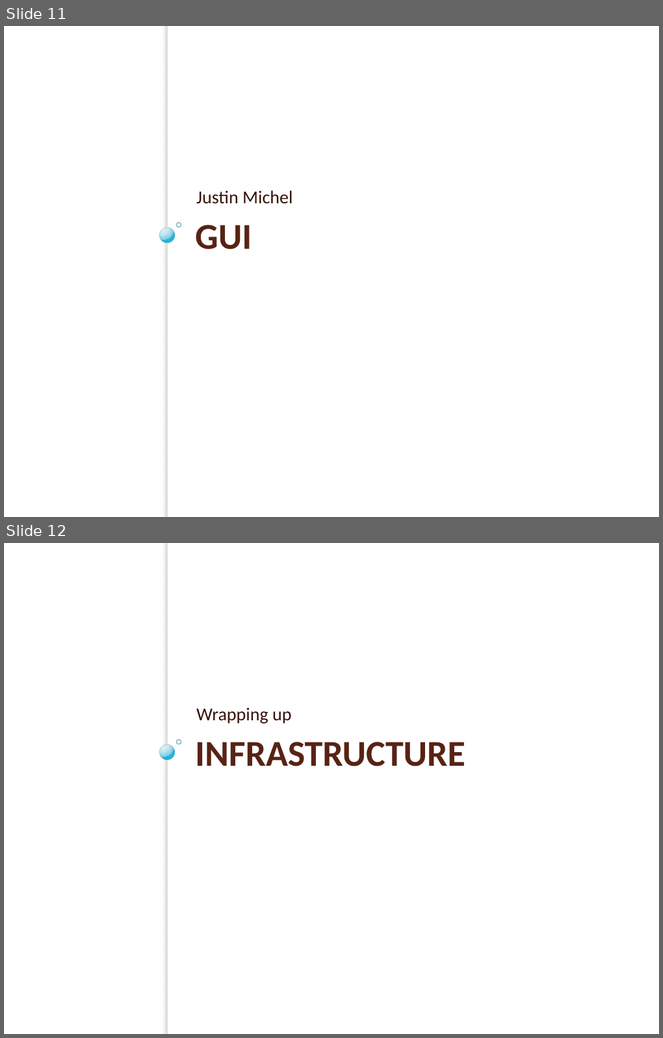
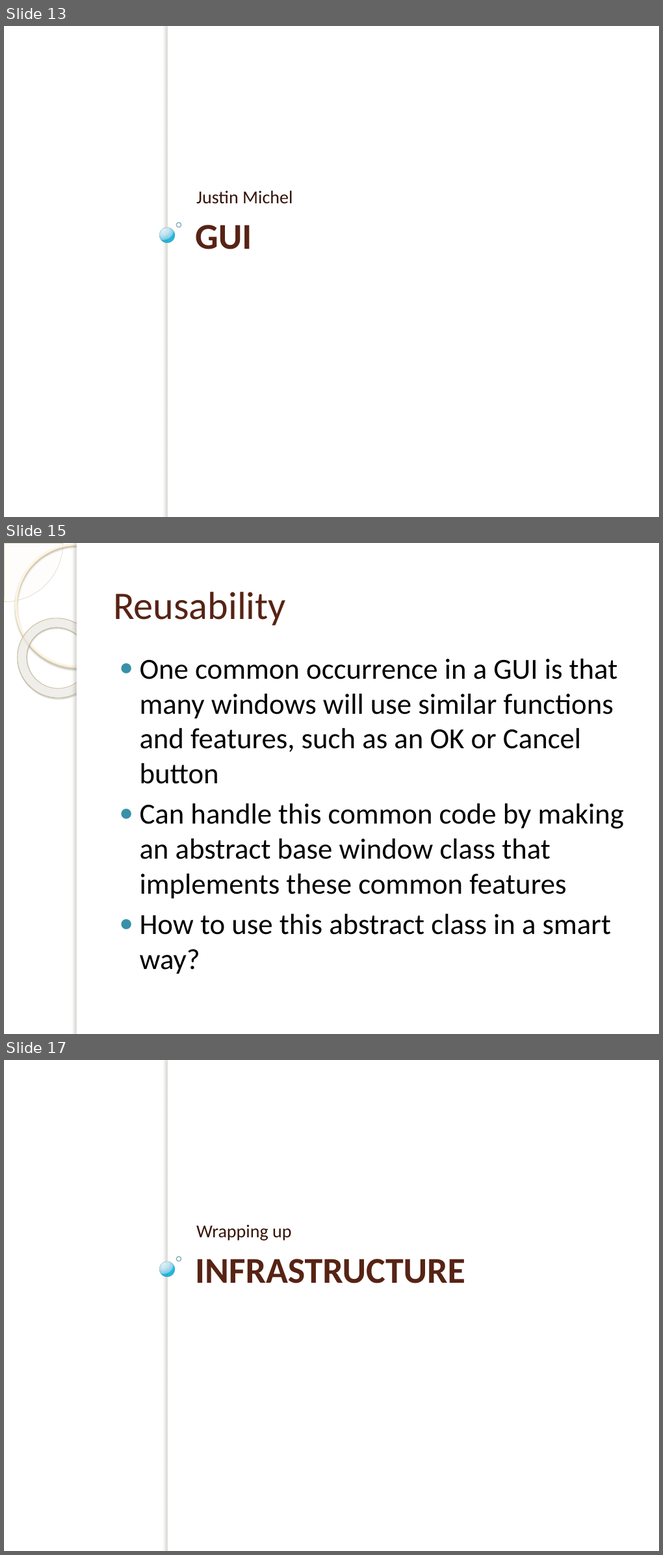
Before and after one commit to micphijus/eecs393whiteboard, a slide deck: Docs/Chatboard Build 1.pptx. Shown one above the other, each under a label of ours: slides 11 and 12 before the commit, slides 13, 15 and 17 after it; the slides between them are not shown. The pictures are 663x1038 and 663x1555 pixels, drawn with LibreOffice and Linux fonts; fonts in the diff are those of the drawing; background and template pictures are left out. Boxes give left, top, right and bottom in pixels: in the first picture for what was removed or moved away, otherwise in the second. Text is boxed around its words. In the diff, an @@ line names an element or a change of style, - is before the commit and + after.

```diff
--- a/Docs/Chatboard Build 1.pptx
+++ b/Docs/Chatboard Build 1.pptx
@@ slide 15 added at [4,543,659,1034], background picture (left out) @@
@@ pie slice (boxed as its full ellipse) added at [4,543,63,602], fill #FEFAF4 at 33% opacity, outline #D3C39F 0.25 pt @@
@@ ellipse added at [16,544,138,667], outline #FFF5DE 2.15 pt @@
@@ rectangle added at [77,543,659,1034], fill #FFFFFF @@
@@ rectangle added at [77,543,82,1034], fill #FFFFFF @@
@@ title added at [113,592,286,626], 43 pt, text #572314 @@
+Reusability
@@ donut added at [4,602,114,714], fill gradient #FFFCF6 to #FFFEFB to #F0D28E, outline #C7B893 0.58 pt @@
@@ text added at [140,659,624,975], 32 pt, text #000000 @@
+● One common occurrence in a GUI is that many windows will use similar functions and features, such as an OK or Cancel button
+● Can handle this common code by making an abstract base window class that implements these common features
+● How to use this abstract class in a smart way?
@@ what was slide 11 is now slide 13 @@
@@ what was slide 12 is now slide 17 @@
```
Also in this commit, not shown: 4 other slides added.
